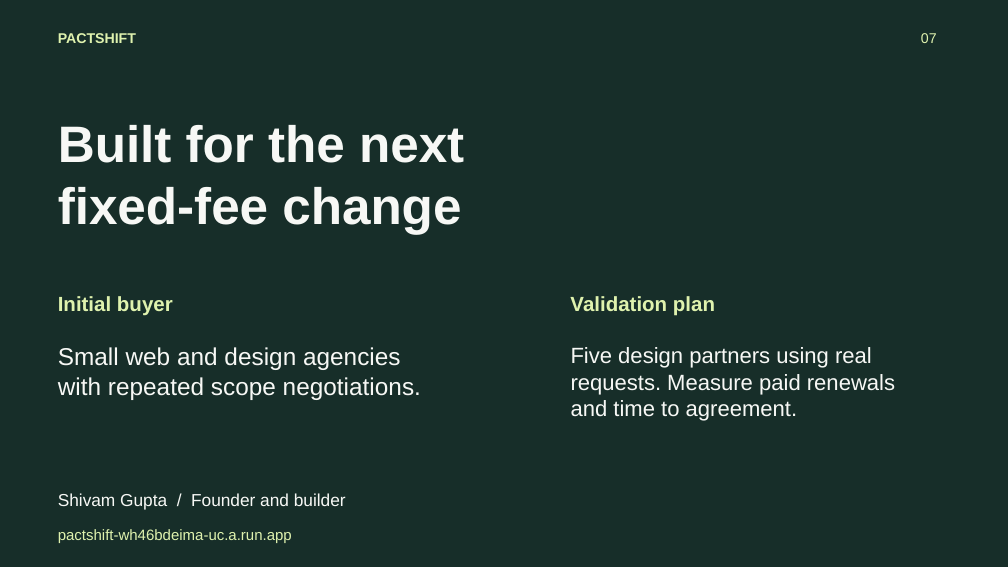
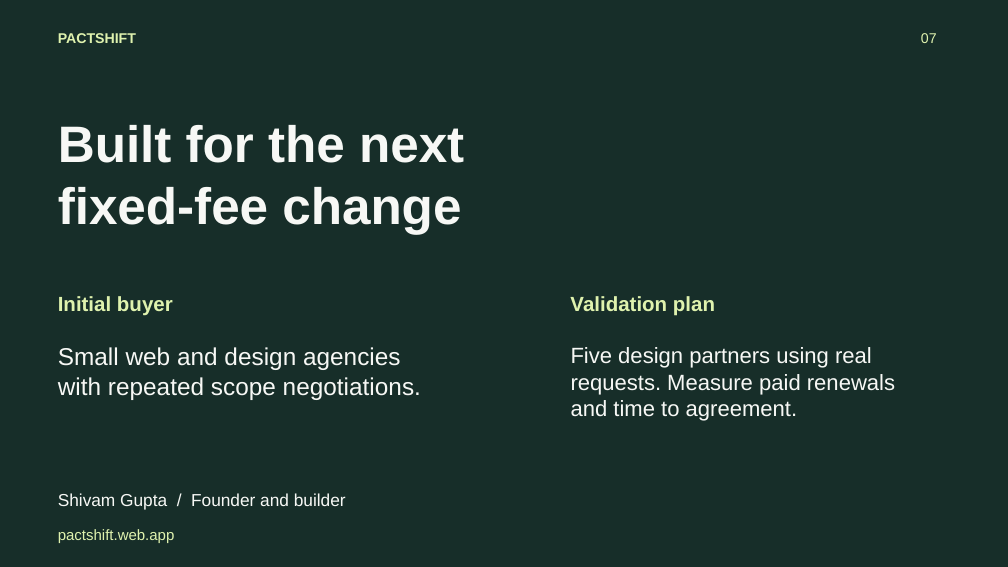
Before and after one commit to shi1720/Galuxium-Nexus-V2, a slide deck: slide 7 of deliverables/Pactshift-pitch.pptx. Drawn at 1008x567 pixels with LibreOffice and Linux fonts; fonts in the diff are those of the drawing. Boxes give left, top, right and bottom in pixels: in the first picture for what was removed or moved away, otherwise in the second. Text is boxed around its words. In the diff, an @@ line names an element or a change of style, - is before the commit and + after.

```diff
--- a/deliverables/Pactshift-pitch.pptx
+++ b/deliverables/Pactshift-pitch.pptx
@@ text at [58, 529, 175, 543]: text changed @@
-pactshift-wh46bdeima-uc.a.run.app
+pactshift.web.app
```
Also in this commit, not shown: 28 other files.
